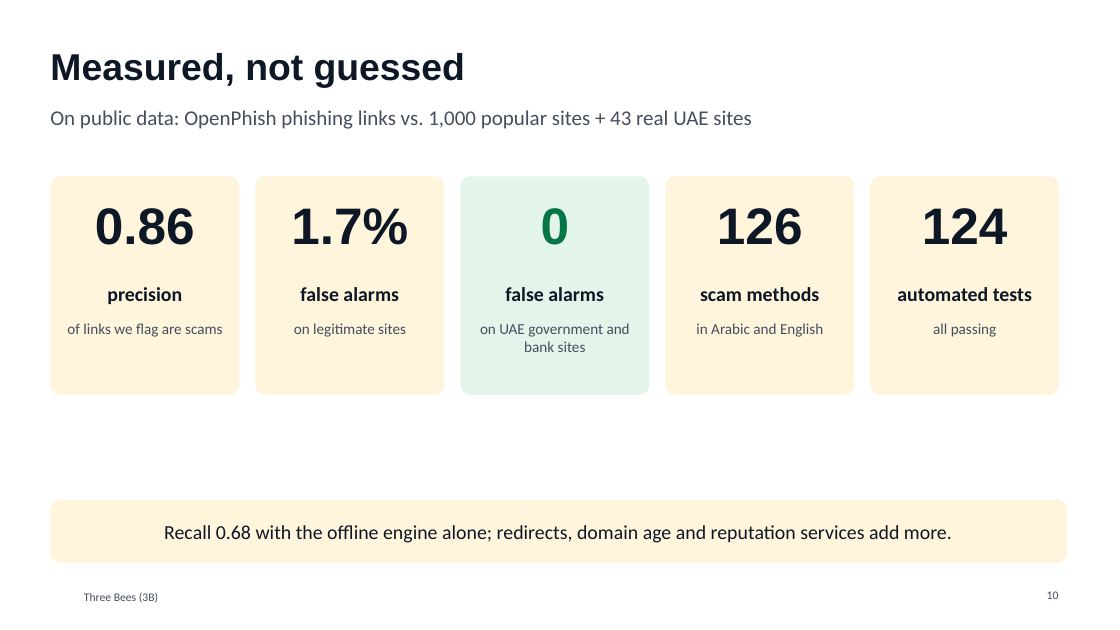
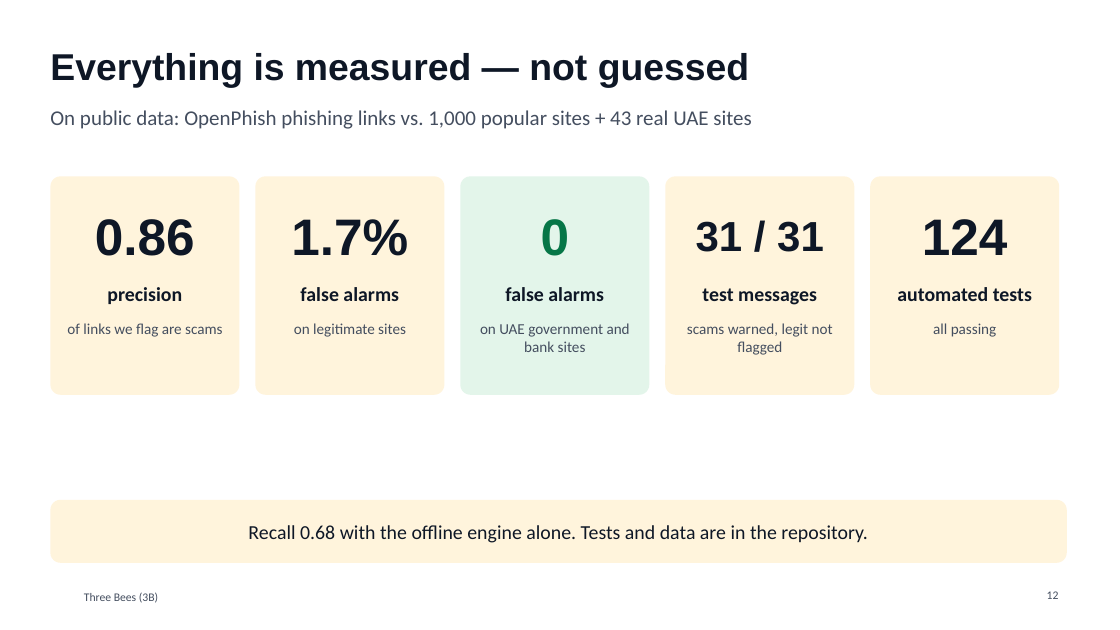
Before and after one commit to Mezx-1/three-bees, a slide deck: slide 12 of docs/presentation/ThreeBees_pitch.pptx (slide 10 before the commit). Drawn at 1120x630 pixels with LibreOffice and Linux fonts; fonts in the diff are those of the drawing; background and template pictures are left out. Boxes give left, top, right and bottom in pixels: in the first picture for what was removed or moved away, otherwise in the second. Text is boxed around its words. In the diff, an @@ line names an element or a change of style, - is before the commit and + after.

```diff
--- a/docs/presentation/ThreeBees_pitch.pptx
+++ b/docs/presentation/ThreeBees_pitch.pptx
@@ title at [50,53,749,87]: text changed @@
-Measured, not guessed
+Everything is measured — not guessed
@@ vertical alignment top to middle in 5 elements at [95,219,195,256], [291,219,408,256], [541,219,570,256], [922,219,1008,255], [696,221,824,252] @@
@@ text at [696,221,824,252]: text changed; size 44 to 36 pt @@
-126
+31 / 31
@@ text at [702,288,817,305]: text changed @@
-scam methods
+test messages
@@ text at [687,323,833,355]: text changed @@
-in Arabic and English
+scams warned, legit not flagged
@@ text at [248,525,867,543]: text changed @@
-Recall 0.68 with the offline engine alone; redirects, domain age and reputation services add more.
+Recall 0.68 with the offline engine alone. Tests and data are in the repository.
@@ page number at [1047,591,1059,599]: text changed @@
-10
+12
```
Also in this commit, not shown: 7 other slides changed, 6 slides added, 4 slides removed.
